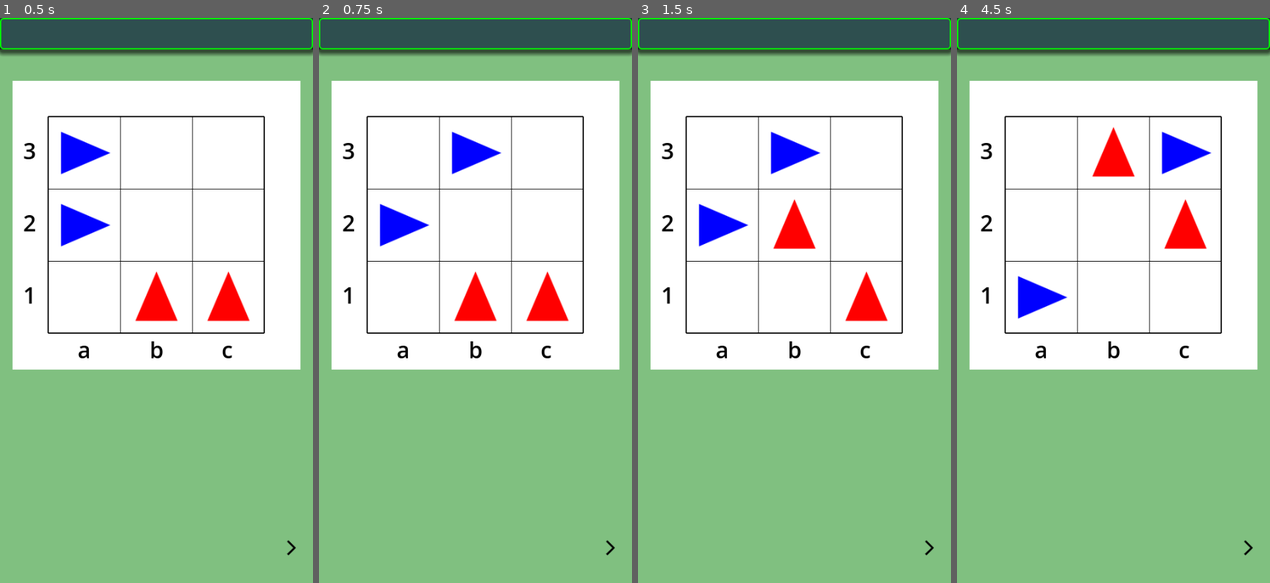
Above: before the commit, frames 1-4 (left to right).
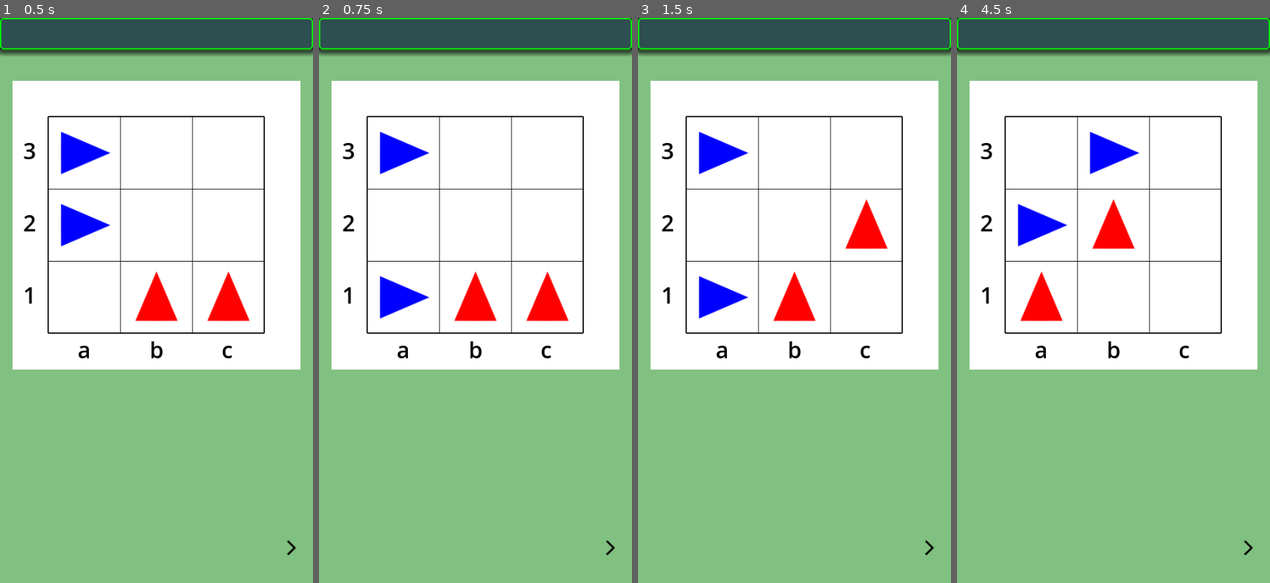
Above: after the commit, the same moments.

Repository: vivisuke/DodgemGame
Game: Godot game, scene res://main.tscn
Same seed, same stepped clock (60 frames per second), same inputs: the game is played once before the commit and once after it.
Inputs (mouse positions are in pixels of both pictures, inside the frame that each line leads up to):
- Up to frame 1 (0.5 s): no input
- Up to frame 2 (0.75 s): click (610, 549) at 0.5 s
- Up to frame 3 (1.5 s): click (929, 549) at 1.25 s
- Up to frame 4 (4.5 s): click (1248, 549) at 2 s; tap Enter at 2.75, 4.25 s; tap Space at 3.5 s

Frame 1 is identical in both runs. In frame 2, 2.5% of the frame differs, in the area x 19-59%, y 20-54%; in frame 3, 5.1%, in the area x 19-80%, y 20-54%; in frame 4, 4.4%.

Commit message:
0019 ◎ C 01/12 01/13 0.001│ToDo│勝敗判定

Diff:
--- a/dodgemgame/scripts/Board.gd
+++ b/dodgemgame/scripts/Board.gd
@@ -13,7 +13,9 @@
 #var m_width
 #var m_height
 var m_bd_size				# 盤面縦・横セル数
-var m_n_cars = 2			# 片方の車数
+var m_n_cars = 2			# 片方の車数初期値
+var m_n_red = 2
+var m_n_blue = 2
 var m_cells = []			# ２次元配列、m_cells[y][x] で参照
 var m_red_cars = PackedVector2Array()		# 赤車位置 (x, y)
 var m_blue_cars = PackedVector2Array()
@@ -38,14 +40,16 @@
 	m_red_cars.resize(2)
 	m_red_cars[0] = Vector2(1, 0)
 	m_red_cars[1] = Vector2(2, 0)
+	m_n_red = 2
 	m_blue_cars.resize(2)
 	m_blue_cars[0] = Vector2(0, 1)
 	m_blue_cars[1] = Vector2(0, 2)
+	m_n_blue = 2
 func print():
 	for v in range(m_bd_size-1, -1, -1):
 		print(m_cells[v])
-	print("red: ", m_red_cars)
-	print("blue: ", m_blue_cars)
+	print("red: ", m_red_cars, ", num = ", m_n_red)
+	print("blue: ", m_blue_cars, ", num = ", m_n_blue)
 func gen_moves_red():
 	m_moves.clear()
 	var id = 0
@@ -70,7 +74,7 @@
 			m_moves.push_back(Vector2(id, RIGHT))
 		if pos.y < m_bd_size-1 && m_cells[pos.y+1][pos.x] == EMPTY:
 			m_moves.push_back(Vector2(id, LEFT))
-func do_move(mv : Vector2):
+func do_move(mv : Vector2) -> bool:		# return: ゴールした
 	var id = mv.x
 	if id > 0:	# 赤移動
 		var ix = id - 1
@@ -83,6 +87,10 @@
 			m_red_cars[ix].x += 1
 		if m_red_cars[ix].y < m_bd_size:
 			m_cells[m_red_cars[id-1].y][m_red_cars[id-1].x] = id
+			return false
+		else:
+			m_n_red -= 1
+			return true
 	else:		# 青移動
 		var ix = -id - 1
 		m_cells[m_blue_cars[ix].y][m_blue_cars[ix].x] = EMPTY
@@ -94,6 +102,10 @@
 			m_blue_cars[ix].y -= 1
 		if m_blue_cars[ix].x < m_bd_size:
 			m_cells[m_blue_cars[ix].y][m_blue_cars[ix].x] = id
+			return false;
+		else:
+			m_n_blue -= 1
+			return true
 func _ready():
 	pass # Replace with function body.
 func _process(delta):
--- a/dodgemgame/scripts/main.gd
+++ b/dodgemgame/scripts/main.gd
@@ -2,10 +2,11 @@
 
 var bd
 var is_blue_turn = true
+var is_game_over = false
 
 # Called when the node enters the scene tree for the first time.
 func _ready():
-	seed(0)
+	#seed(0)
 	bd = Board.new(3)
 	bd.print()
 	if false:
@@ -31,6 +32,7 @@
 	pass
 
 func _on_step_button_pressed():
+	if is_game_over: return
 	var mv : Vector2
 	if is_blue_turn:
 		bd.gen_moves_blue()
@@ -43,6 +45,8 @@
 	$BoardRect.do_move(mv)
 	bd.do_move(mv)
 	bd.print()
+	if bd.m_n_red == 0 || bd.m_n_blue == 0:
+		is_game_over = true
 	is_blue_turn = !is_blue_turn
 
 	pass # Replace with function body.
Not shown, changed: DodgemGame.spr
